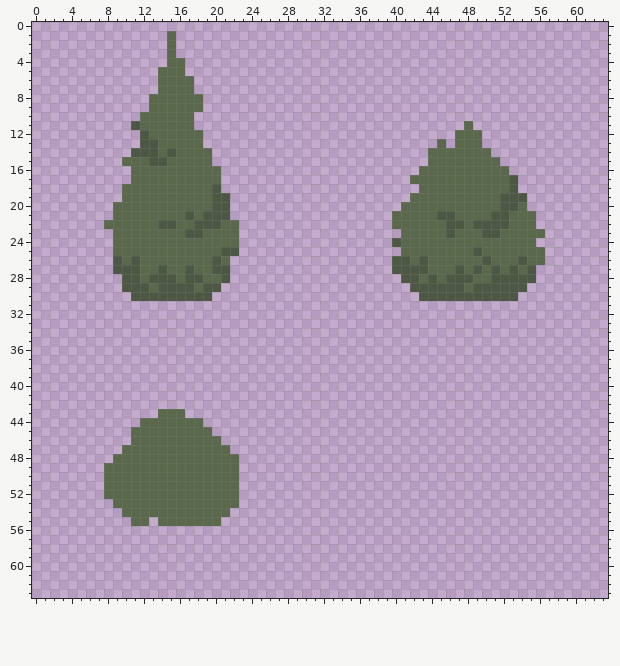
File history of a pixel-art file, testgame/www/assets/objects/flora/bushes/bushes.aseprite. The picture above was drawn from the file before the commit.
64x64 pixels, 1 frame.
And afterwards:
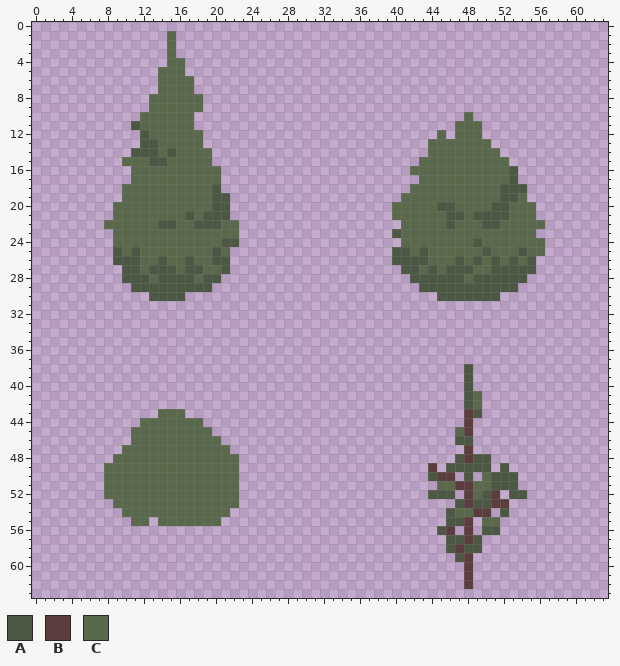
Palette (. is transparent): A #4c5744  B #5c3d3d  C #5a684c
The edit:
Changed rows in their new state; - is an unchanged pixel.
Layer "Layer 1":
first column x 9:
10 ---------------------------------------C--------
11 --------------------------------------C-C-------
12 ------------------------------------C-----------
13 -----------------------------------C-C---C------
14 ------------------------------------------C-----
15 ----------------------------------C--------C----
16 ---------------------------------C----------A---
17 ---------------------------------.--------------
18 ---------------------------------C---------A-A--
19 --------------------------------C------------C--
20 -------------------------------C----AA----A-C-C-
21 ------------------------------------C-A-AA------
22 -------------------------------.------C-C--C---C
23 --------CC---------------------A-----C---CC----.
24 ------------AA-----------------.--------A------C
25 A-A--------AC.-----------------AA-A-----CA---A--
26 -A---A--A---A--------------------A----A-ACA-ACA.
27 .---A-A--A-C-------------------.--CA-A-AC--A-A--
28 ---AC--A-CAA.-------------------.-A-A--CAA----.-
29 -.--A----A-.---------------------.-----A-----.--
30 --..----...-----------------------..-------..---
first column x 44:
38 ----A------
39 ----A------
40 ----A------
41 ----AC-----
42 ----AC-----
43 ----BA-----
44 ----B------
45 ---CB------
46 ---AA------
47 ----B------
48 ---ABAA----
49 B-AAAAA-A--
50 ABB-A-CAAA-
51 -CCBBCCAAA-
52 AAA-BCAB-AA
53 ---ABAABB--
54 --ACCBB-A--
55 --AAB-CC---
56 -AB-B-AA---
57 --AABA-----
58 --ABAA-----
59 ---AB------
60 ----B------
61 ----B------
62 ----B------
Where, in picture pixels (left, top, right, bottom), the same in both pictures:
changed: (392, 112, 545, 301)
changed: (113, 229, 239, 301)
added: (428, 364, 527, 589)
